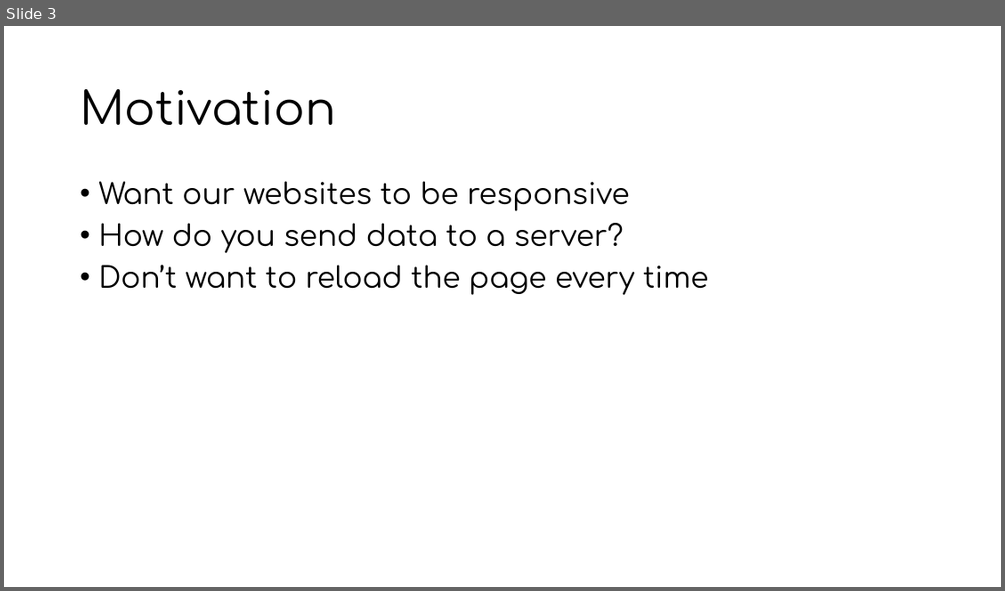
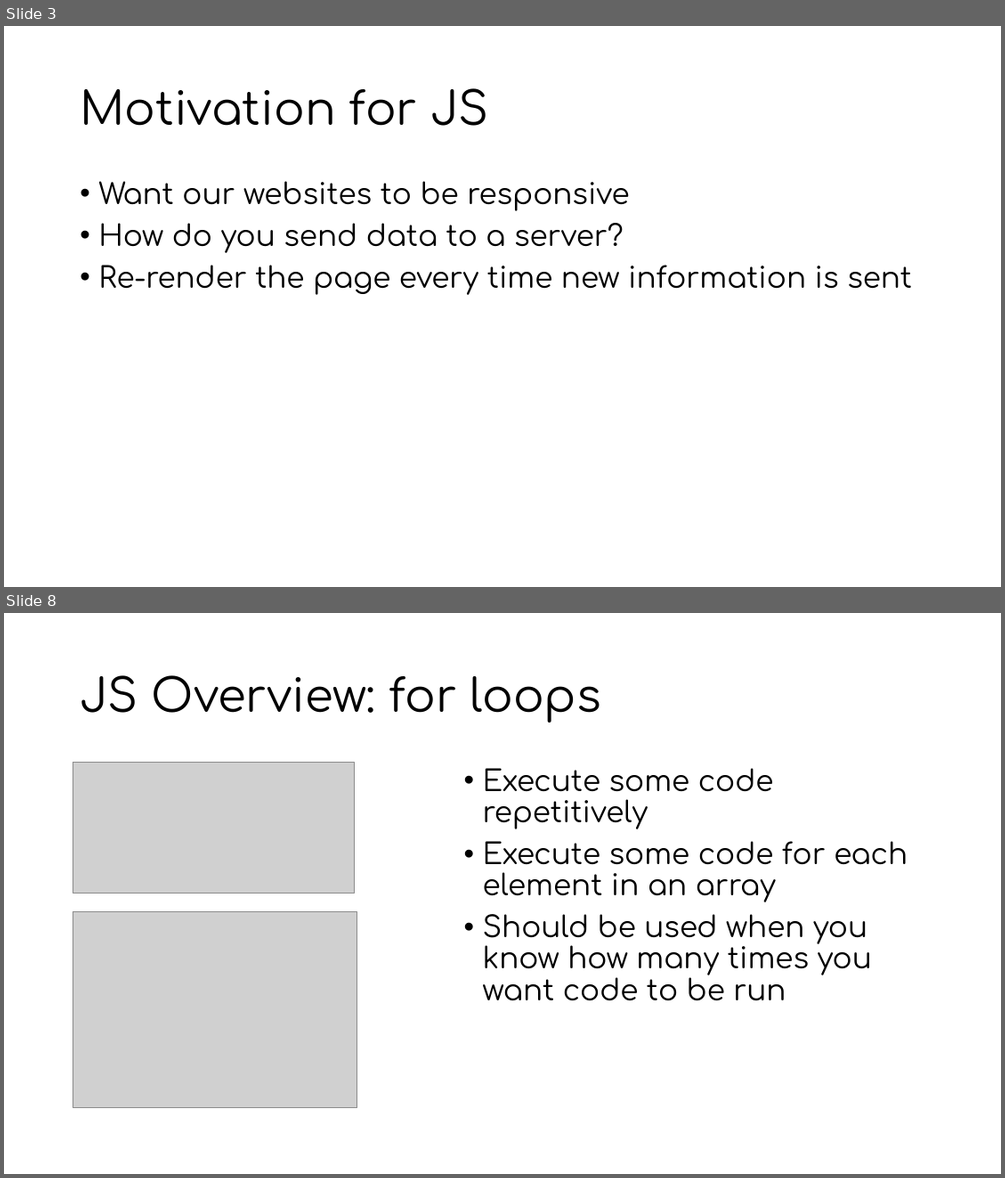
Before and after one commit to MiBioSoft2017/2017FallBootCamp, a slide deck: Javascript/JS Tutorial.pptx. Shown one above the other, each under a label of ours: slide 3 before the commit, slides 3 and 8 after it; the slides between them are not shown. The pictures are 1005x591 and 1005x1178 pixels, drawn with LibreOffice and Linux fonts; fonts in the diff are those of the drawing; grey boxes stand for pictures. Boxes give left, top, right and bottom in pixels: in the first picture for what was removed or moved away, otherwise in the second. Text is boxed around its words. In the diff, an @@ line names an element or a change of style, - is before the commit and + after.

```diff
--- a/Javascript/JS Tutorial.pptx
+++ b/Javascript/JS Tutorial.pptx
@@ slide 8 added at bbox=[4, 613, 1001, 1174], background #FFFFFF @@
@@ title added at bbox=[80, 675, 601, 722], 44 pt, text #000000 @@
+JS Overview: for loops
@@ picture added at bbox=[73, 763, 355, 893] @@
@@ text added at bbox=[483, 768, 907, 1000], 28 pt, text #000000 @@
+• Execute some code repetitively
+• Execute some code for each element in an array
+• Should be used when you know how many times you want code to be run
@@ picture added at bbox=[73, 911, 357, 1107] @@
@@ slide 3 changed as well @@
@@ title at bbox=[80, 88, 488, 126]: text changed @@
-Motivation
+Motivation for JS
@@ text at bbox=[98, 265, 912, 295]: text changed @@
-• Don’t want to reload the page every time
+• Re-render the page every time new information is sent
```
Also in this commit, not shown: 3 other slides changed, 12 other slides added, 2 slides removed.
